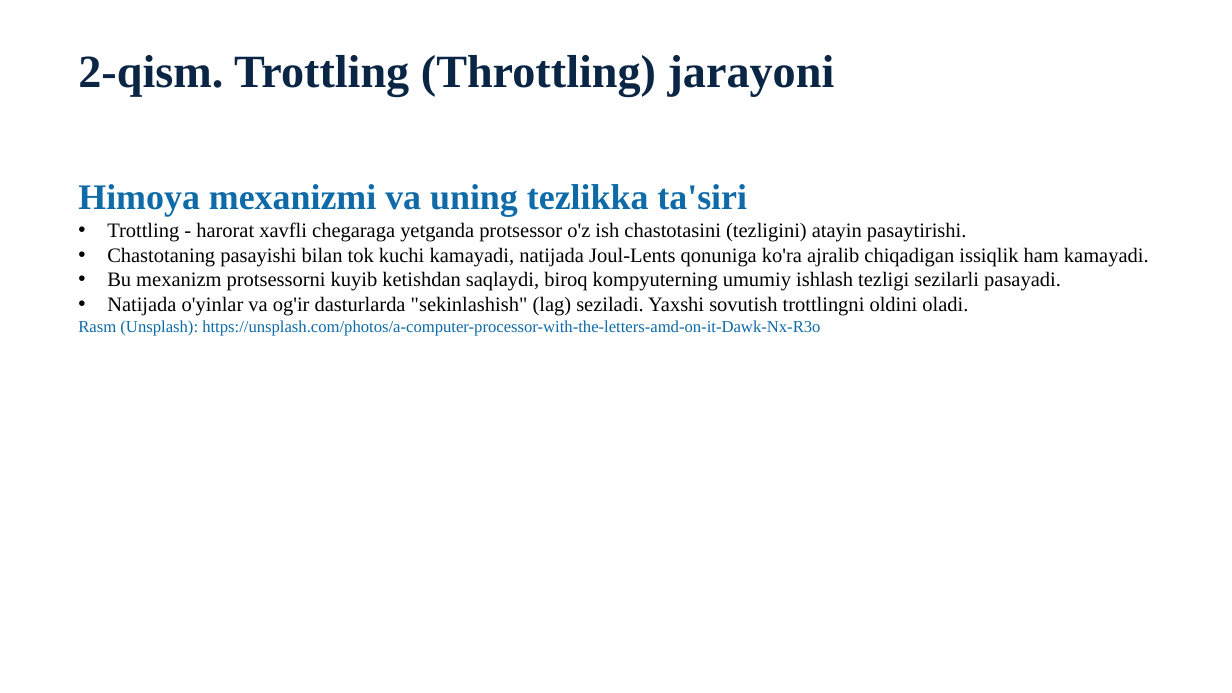
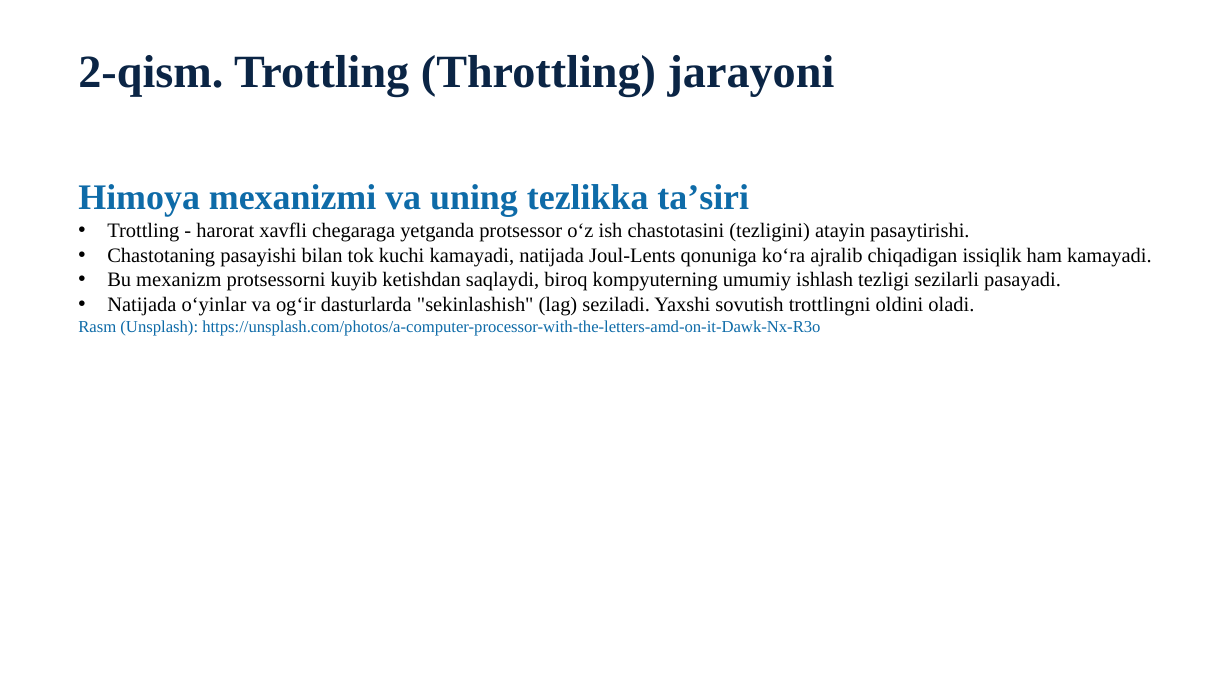
Before and after one commit to dasturland/KK123, a slide deck: slide 6 of Kompyuterlar_qizishi_va_sovishi.pptx. Drawn at 1232x693 pixels with LibreOffice and Linux fonts; fonts in the diff are those of the drawing. Boxes give left, top, right and bottom in pixels: in the first picture for what was removed or moved away, otherwise in the second. Text is boxed around its words. In the diff, an @@ line names an element or a change of style, - is before the commit and + after.

```diff
--- a/Kompyuterlar_qizishi_va_sovishi.pptx
+++ b/Kompyuterlar_qizishi_va_sovishi.pptx
@@ text at box(78, 184, 1152, 267): text changed @@
-Himoya mexanizmi va uning tezlikka ta'siri
-• Trottling - harorat xavfli chegaraga yetganda protsessor o'z ish chastotasini (tezligini) atayin pasaytirishi.
-• Chastotaning pasayishi bilan tok kuchi kamayadi, natijada Joul-Lents qonuniga ko'ra ajralib chiqadigan issiqlik ham kamayadi.
+Himoya mexanizmi va uning tezlikka taʼsiri
+• Trottling - harorat xavfli chegaraga yetganda protsessor oʻz ish chastotasini (tezligini) atayin pasaytirishi.
+• Chastotaning pasayishi bilan tok kuchi kamayadi, natijada Joul-Lents qonuniga koʻra ajralib chiqadigan issiqlik ham kamayadi.
@@ text at box(107, 296, 974, 316): text changed @@
-• Natijada o'yinlar va og'ir dasturlarda "sekinlashish" (lag) seziladi. Yaxshi sovutish trottlingni oldini oladi.
+• Natijada oʻyinlar va ogʻir dasturlarda "sekinlashish" (lag) seziladi. Yaxshi sovutish trottlingni oldini oladi.
```
Also in this commit, not shown: 8 other slides changed, 3 other files.
